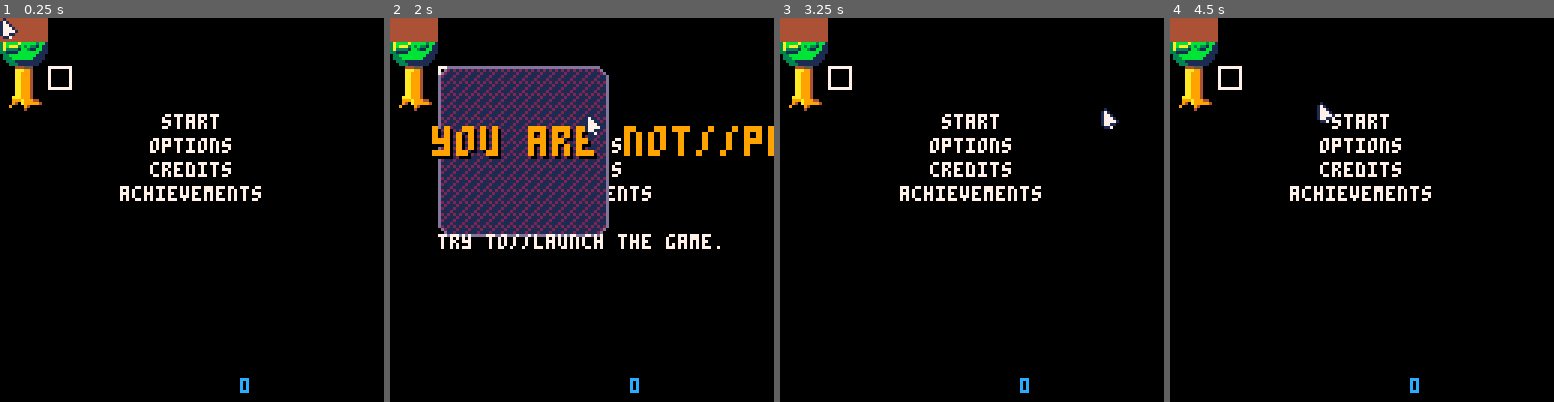
Above: before the commit, frames 1-4 (left to right).
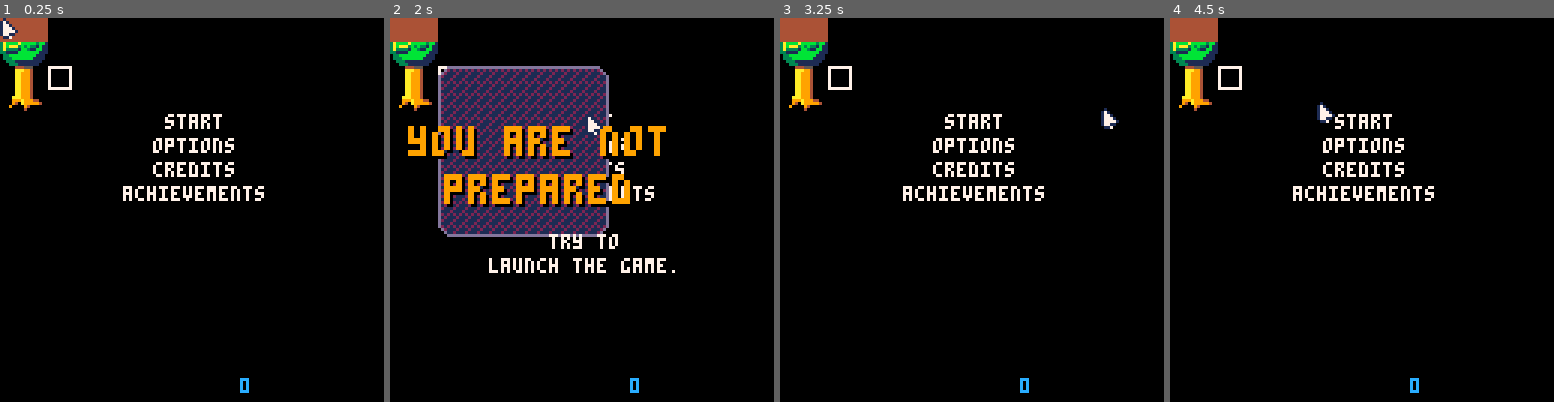
Above: after the commit, the same moments.

Repository: Mastoast/LDJam58
Game: PICO-8 cartridge ldjam58.p8
Same seed, same stepped clock (60 frames per second), same inputs: the game is played once before the commit and once after it.
Inputs (mouse positions are in pixels of both pictures, inside the frame that each line leads up to):
- Up to frame 1 (0.25 s): no input
- Up to frame 2 (2 s): click (459, 121) at 0.67 s; tap X (X key) at 1.07 s; click (520, 267) at 1.22 s; click (585, 114) at 1.77 s
- Up to frame 3 (3.25 s): tap X (X key) every 0.33 s from 2.07 to 3.07 s; click (1037, 259) at 2.32 s; click (1102, 106) at 2.87 s
- Up to frame 4 (4.5 s): tap X (X key) every 0.33 s from 3.4 to 4.4 s; click (1254, 256) at 3.42 s; click (1315, 102) at 3.97 s

The runs differ from the first frame. In frame 1, 2.4% of the frame differs, in the area x 31-69%, y 25-48%; in frame 2, 8.5%, in the area x 4-100%, y 25-67%; in frame 3, 2.4%; in frame 4, 2.4%.

Commit message:
Fix print centered

Diff:
--- a/achievements.lua
+++ b/achievements.lua
@@ -2,7 +2,7 @@
     {code = "intro1", name = "\^t\^wa warm welcome", description = "you launched the game.", tip = ""},
     {code = "intro2", name = "\^t\^wfirst step", description = "you got your first//achievement.", tip = ""},
     {code = "intro3", name = "\^t\^wwow!!", description = "you got your second//achievement.", tip = ""},
-    {code = "start1", name = "\^t\^wyou are not//prepared", description = "try to//launch the game.", tip = "did you try to launch the game ?"},
+    {code = "start1", name = "\^t\^wyou are not//\^t\^wprepared", description = "try to//launch the game.", tip = "did you try to launch the game ?"},
     {code = "badge", name = "\^t\^wgreat success", description = "open the achievement page", tip = "why are you here? if you can read this, you've done it"},
     {code = "soundp", name = "\^t\^whello there", description = "lower the general sound", tip = "check the sound options."},
     {code = "soundm", name = "\^t\^wkenobi", description = "up the general sound", tip = "check the sound options, again."},
--- a/main.lua
+++ b/main.lua
@@ -143,8 +143,12 @@
 
 -- print at center
 function print_centered(str, x, y, col, w)
-    local size = w and 2 or 2
-    print(str, x - (#str * size), y, col)
+    local size = w and 4 or 2
+    local strs = split(str, "//")
+    for i=0, #strs-1 do
+        local length = #(strs[i+1]) * size - size/2
+        print(strs[i+1], x - length, y + i * size*2, col)
+    end
 end
 
 -- \f P0 : foreground color
